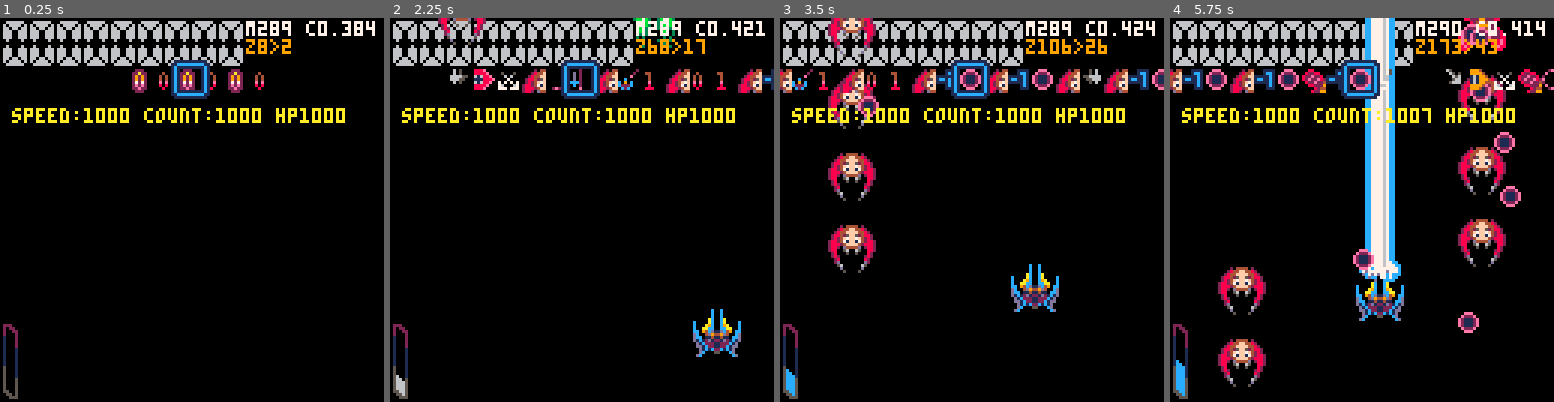
Above: before the commit, frames 1-4 (left to right).
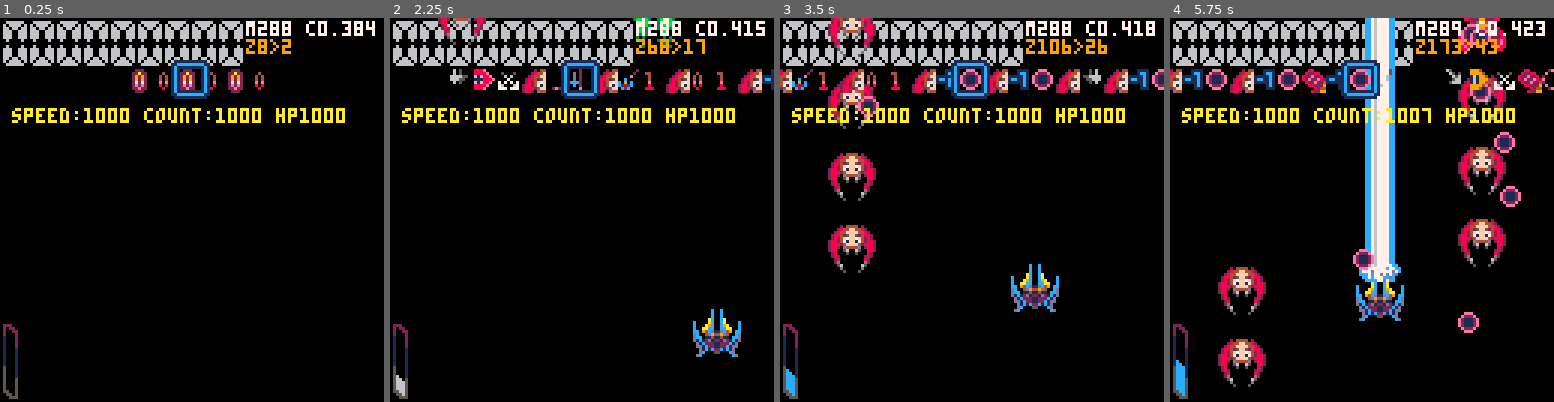
Above: after the commit, the same moments.

Repository: moechofe/pico8-mademoiselle-danmaku
Game: PICO-8 cartridge md.p8
Same seed, same stepped clock (60 frames per second), same inputs: the game is played once before the commit and once after it.
Inputs:
- Up to frame 1 (0.25 s): no input
- Up to frame 2 (2.25 s): tap X (X key) at 0.33, 1.07, 1.85 s; tap O (Z key) at 0.7, 1.7, 2.1 s; hold Right 1.6-2.1 s; hold Up from 2.15 s (still down)
- Up to frame 3 (3.5 s): release Up at 2.42 s; hold Right 2.47-3.03 s; tap O (Z key) at 2.5, 2.9, 3.3 s; tap X (X key) at 2.97 s; hold Left from 3.08 s (still down)
- Up to frame 4 (5.75 s): release Left at 3.58 s; hold Down 3.63-3.97 s; tap O (Z key) every 0.4 s from 3.7 to 5.7 s; hold Right 4.02-4.68 s; tap X (X key) at 4.08, 5.2 s; hold Up 4.73-5.03 s; hold Left 5.08-5.68 s; hold Down from 5.73 s (still down)

The runs differ from the first frame. In frame 1, less than 0.1% of the frame differs, in the area x 73-75%, y 3-5%; in frame 2, 0.1%; in frame 3, less than 0.1%; in frame 4, 1.2%, in the area x 49-97%, y 0-69%.

Commit message:
first step of a music

Diff:
--- a/md.p8
+++ b/md.p8
@@ -3,6 +3,8 @@
 __lua__
 -- mademoiselle danmaku 0.21
 -- martin mauchauffee
+
+-- todo: local damage is too long
 
 -- todo: make the red lazer
 -- faster (less frame)
@@ -164,8 +166,6 @@
 be={} -- beam
 be.g,be.l=1,16
 be.d,be.e,be.f=0,2,0
-la={} -- lazer
-la.f=0
 pp={} -- particles
 pp.g,pp.l=1,8
 sp={} -- sprite particles
@@ -968,6 +968,7 @@
  ui.p=min(80,ui.p+1) end
 
 function reset(lvl)
+ la=16
  ve.x,ve.y,ve.u,ve.v,ve.a,ve.b,
  ve.z,ve.d,ve.l,ve.s,ve.p,ve.w,
  ve.g
@@ -1327,18 +1328,18 @@
  end
  -- draw lazer
  if ve.l then
-  x,y,t,i=ve.x,ve.y,-8,false
+  x,y,t,i=ve.x,ve.y,-16,false
   yy,hh=-99,false
   if le.bo then
    -- collision with boss
-   pset(bo.x,bo.y,4)
+--   pset(bo.x,bo.y,4)
    if bo.x>x-30 and bo.x<x+31 then
     sfx(2)
-    hh,yy=bo,bo.y-4
+    hh,yy=bo,bo.y-10
     if bo.x>x-6 and bo.x<x+7 then
-     yy=bo.y+16
+     yy=bo.y+10
     elseif bo.x>x-20 and bo.x<x+21 then
-     yy=bo.y+10
+     yy=bo.y+4
     end
    end
   else
@@ -1361,30 +1362,19 @@
   ld=1.4
   -- fixme: duplicated
   if ve.p>ui.p-3.25 then
+   if(la==16)la=25
    ld=1.7
    pal(7,15)pal(12,8)
   end
+  la=max(16,la-1)
   if hh then
    sfx(7)
    damage(hh,ld,qs,ve,ui)
   end
-  rectfill(x-5,y-17,x+4,t+8,12)
-  rectfill(x-3,y-17,x+2,t+8,7)
-  if la.d==0 then
-   la.d=1
-   spr(54,x-8,y-16,2,1)
-   line(x-2,y-17,x-2,t+8,6)
-   if(hh)spr(38,x-8,t,2,1)
-  else
-   la.d=0
-   spr(55,x-8,y-16,1,1,true)
-   spr(54,x,y-16,1,1,true)
-   line(x+1,y-17,x+1,t+8,6)
-   if hh then
-    spr(39,x-8,t,1,1,true)
-    spr(38,x,t,1,1,true)
-   end
-  end
+  local lh=(le.z%2==0)
+  sspr(48,21,16,3,x-la/2,t+16,la,y-t-24,lh,false)
+  sspr(48,24,16,8,x-la/2,y-16,la,8,lh,false)
+  if(hh)sspr(48,16,16,8,x-la/2,t+8,la,8,lh,false)
   pal()
   ve.p=max(-1,ve.p-1)
  else
@@ -1398,11 +1388,11 @@
   b.m(i,b)
   local d=dis(b.x-3,b.y-3,ve.x-4,ve.y-3)
   if ve.a and d>0 and not ve.g then
-   if(d<6)dead()
-   if d<200  then
+   --if(d<6)dead()
+   if d<200 then
     ve.d=true
     power(ve,0.375)
-    co.sc=min(1700,co.sc+1)
+    co.sc=min(1600,co.sc+1)
    end
   end
   if b.x<-72 or b.x>72
@@ -1497,7 +1487,7 @@
   =0,-64,0,0,none,0
  end
  reset(1)
- if false then le.a=dget(63) end
+ if true then le.a=dget(63) end
 end
 
 function _update()end
Not shown, changed: the music (__music__) section of md.p8
Not shown, changed: the sound effects (__sfx__) section of md.p8
